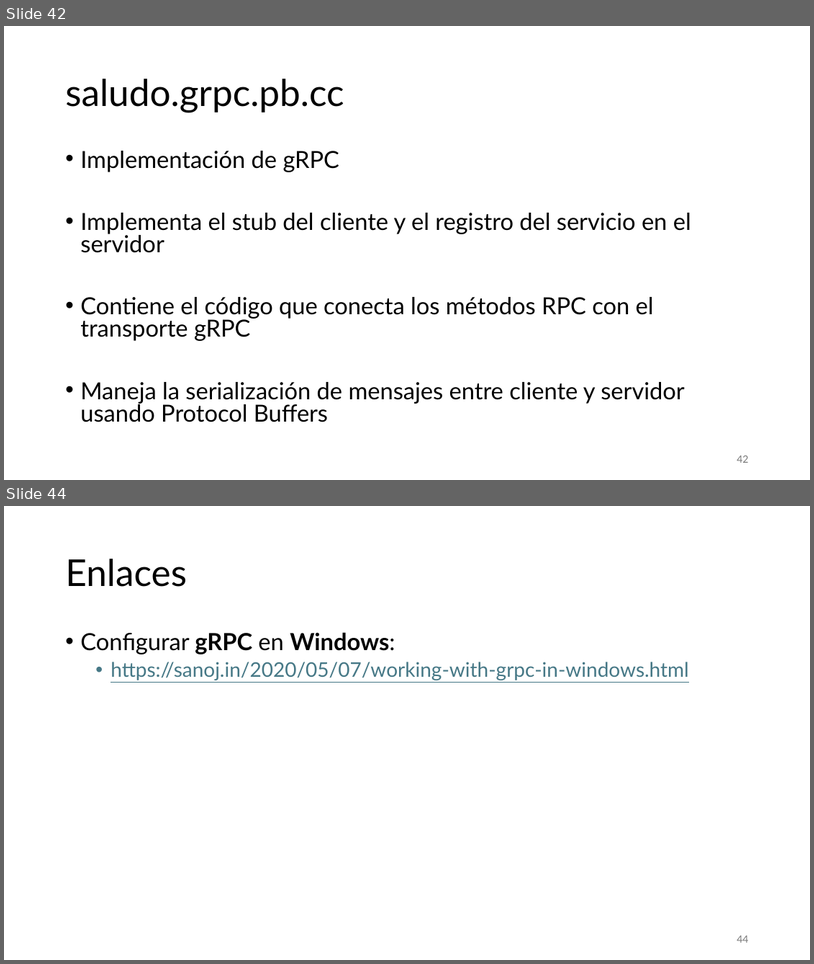
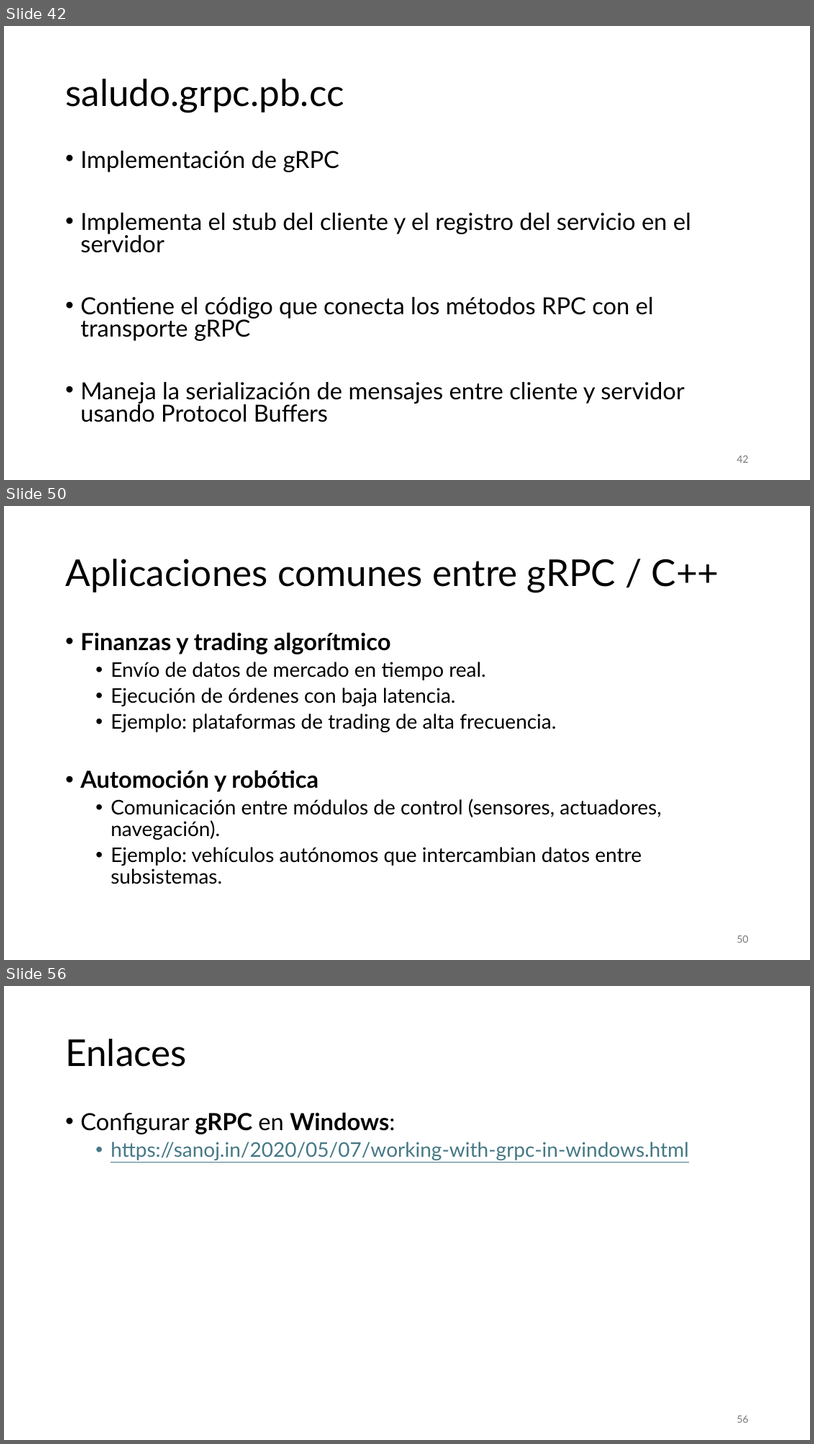
Before and after one commit to aldebarran22/CURSO_CPP_SERVICIOS_30H, a slide deck: doc/3_Comunicacion_microservicios_C++.pptx. Shown one above the other, each under a label of ours: slides 42 and 44 before the commit, slides 42, 50 and 56 after it; the slides between them are not shown. The pictures are 814x964 and 814x1444 pixels, drawn with LibreOffice and Linux fonts; fonts in the diff are those of the drawing. Boxes give left, top, right and bottom in pixels: in the first picture for what was removed or moved away, otherwise in the second. Text is boxed around its words. In the diff, an @@ line names an element or a change of style, - is before the commit and + after.

```diff
--- a/doc/3_Comunicacion_microservicios_C++.pptx
+++ b/doc/3_Comunicacion_microservicios_C++.pptx
@@ slide 50 added at (x1=4, y1=506, x2=810, y2=960), background #FFFFFF @@
@@ title added at (x1=65, y1=559, x2=720, y2=592), 44 pt, text #000000 @@
+Aplicaciones comunes entre gRPC / C++
@@ text added at (x1=80, y1=632, x2=661, y2=884), 24 pt, text #000000 @@
+• Finanzas y trading algorítmico
+  • Envío de datos de mercado en tiempo real.
+  • Ejecución de órdenes con baja latencia.
+  • Ejemplo: plataformas de trading de alta frecuencia.
+• Automoción y robótica
+  • Comunicación entre módulos de control (sensores, actuadores, navegación).
+  • Ejemplo: vehículos autónomos que intercambian datos entre subsistemas.
@@ page number added at (x1=737, y1=935, x2=748, y2=942), 12 pt, text #797979 @@
+50
@@ what was slide 44 is now slide 56 @@
@@ page number at (x1=737, y1=1415, x2=748, y2=1422): text changed @@
-44
+56
```
Also in this commit, not shown: 2 slides changed, 14 other slides added, 7 other files.
